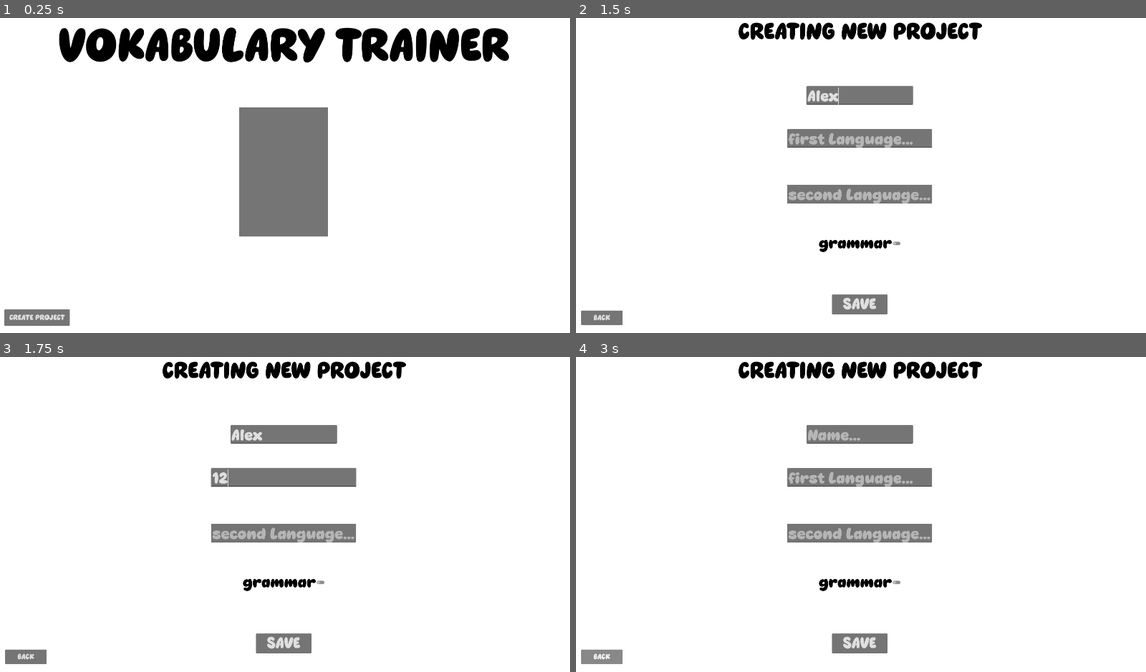
Above: before the commit, frames 1-4 (two rows, left to right).
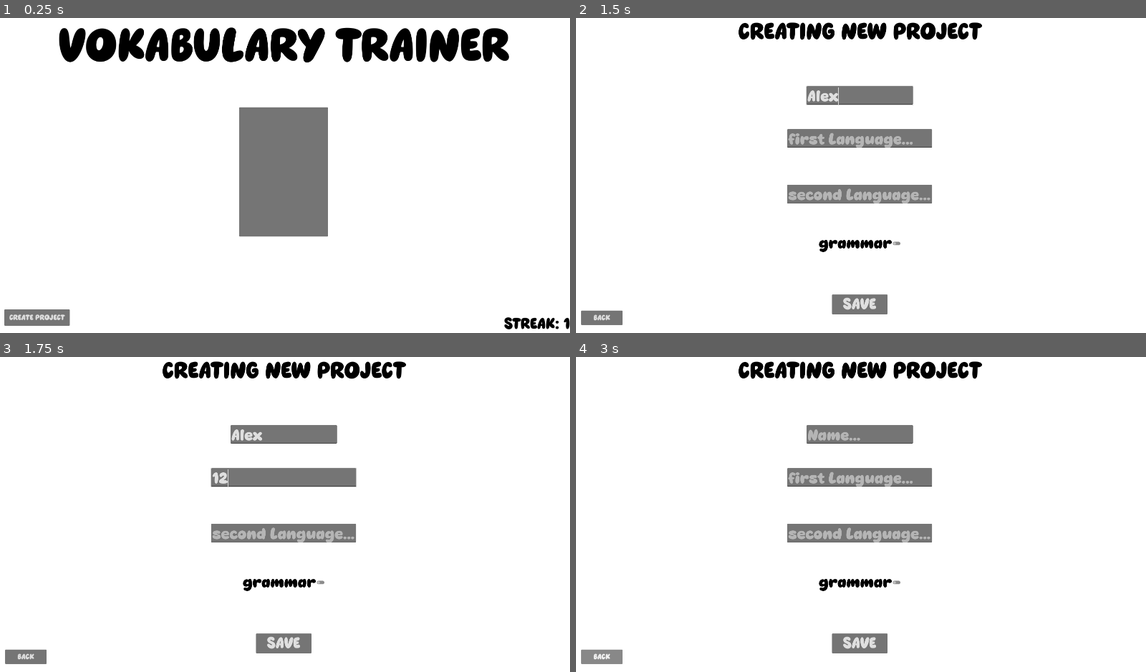
Above: after the commit, the same moments.

Repository: Rocket9876/vokabulary_trainer
Game: Godot game, scene res://Scenes/main.tscn
The game is run twice, just before and just after one commit, with the same random seed, the same clock (stepped at 60 frames per second) and the same inputs.
Inputs (mouse positions are in pixels of both pictures, inside the frame that each line leads up to):
- Up to frame 1 (0.25 s): no input
- Up to frame 2 (1.5 s): click "CREATE PROJECT" at 0.5 s; click (861, 96) at 1.27 s; type "Alex" at 1.35 s
- Up to frame 3 (1.75 s): click (285, 476) at 1.5 s; type "12" at 1.58 s; click (285, 533) at 1.73 s
- Up to frame 4 (3 s): type "12" at 1.82 s; click "SAVE" at 2 s; click "CREATE PROJECT" at 2.75 s

The runs differ from the first frame. In frame 1, 0.3% of the frame differs, in the area x 88-100%, y 95-99%; in frame 2, less than 0.1%; in frame 3, less than 0.1%; in frame 4, less than 0.1%.
Error before the commit: Attempt to call function 'store_var' in base 'null instance' on a null instance. (res://Scripts/global.gd:31)

Commit message:
New update!
now the vokabulary tester is working (mostly) and you also get an results page at the end where you can see how well you did. also, a new streak system!!!

Diff:
--- a/Scenes/create_project.tscn
+++ b/Scenes/create_project.tscn
@@ -70,23 +70,24 @@
 theme_override_font_sizes/font_size = 32
 text = "BACK"
 
-[node name="missing_name" type="RichTextLabel" parent="." unique_id=1108703640]
-visible = false
-layout_mode = 1
-anchors_preset = 8
-anchor_left = 0.5
-anchor_top = 0.5
-anchor_right = 0.5
-anchor_bottom = 0.5
-offset_left = -273.0
-offset_top = -274.5
-offset_right = 273.0
-offset_bottom = -133.5
-grow_horizontal = 2
-grow_vertical = 2
-theme_override_colors/default_color = Color(1, 0, 0, 1)
-theme_override_font_sizes/normal_font_size = 64
-text = "(missing name)"
+[node name="somethings missing" type="RichTextLabel" parent="." unique_id=1108703640]
+visible = false
+layout_mode = 1
+anchors_preset = 7
+anchor_left = 0.5
+anchor_top = 1.0
+anchor_right = 0.5
+anchor_bottom = 1.0
+offset_left = -391.5
+offset_top = -231.0
+offset_right = 391.5
+offset_bottom = -90.0
+grow_horizontal = 2
+grow_vertical = 0
+mouse_filter = 2
+theme_override_colors/default_color = Color(1, 0, 0, 1)
+theme_override_font_sizes/normal_font_size = 64
+text = "somethings missing"
 horizontal_alignment = 1
 
 [node name="already_exists" type="RichTextLabel" parent="." unique_id=1005341434]
@@ -162,5 +163,43 @@
 theme_override_colors/button_checked_color = Color(0.16473964, 0.39774323, 1, 1)
 text = "grammar"
 
+[node name="missing_first_lang" type="RichTextLabel" parent="." unique_id=1708818912]
+visible = false
+layout_mode = 1
+anchors_preset = 8
+anchor_left = 0.5
+anchor_top = 0.5
+anchor_right = 0.5
+anchor_bottom = 0.5
+offset_left = -273.0
+offset_top = -102.5
+offset_right = 273.0
+offset_bottom = 38.5
+grow_horizontal = 2
+grow_vertical = 2
+theme_override_colors/default_color = Color(1, 0, 0, 1)
+theme_override_font_sizes/normal_font_size = 64
+text = "(missing)"
+horizontal_alignment = 1
+
+[node name="missing_sec_lang" type="RichTextLabel" parent="." unique_id=1780327018]
+visible = false
+layout_mode = 1
+anchors_preset = 8
+anchor_left = 0.5
+anchor_top = 0.5
+anchor_right = 0.5
+anchor_bottom = 0.5
+offset_left = -273.0
+offset_top = 122.5
+offset_right = 273.0
+offset_bottom = 263.5
+grow_horizontal = 2
+grow_vertical = 2
+theme_override_colors/default_color = Color(1, 0, 0, 1)
+theme_override_font_sizes/normal_font_size = 64
+text = "(missing)"
+horizontal_alignment = 1
+
 [connection signal="pressed" from="Save" to="." method="_on_save_pressed"]
 [connection signal="pressed" from="Back" to="." method="_on_back_pressed"]
--- /dev/null
+++ b/Scenes/import_vokabulary.tscn
@@ -0,0 +1,56 @@
+[gd_scene format=3 uid="uid://vns21mhwm1s3"]
+
+[ext_resource type="Script" uid="uid://n0s8e0gub71x" path="res://Scripts/import_vokabulary.gd" id="1_mjqj0"]
+[ext_resource type="PackedScene" uid="uid://yawgsf0d3a06" path="res://Scenes/project_list.tscn" id="1_pcvq8"]
+
+[node name="import vokabulary" type="Control" unique_id=1340920446]
+layout_mode = 3
+anchors_preset = 15
+anchor_right = 1.0
+anchor_bottom = 1.0
+grow_horizontal = 2
+grow_vertical = 2
+script = ExtResource("1_mjqj0")
+
+[node name="Project list" parent="." unique_id=1506799792 instance=ExtResource("1_pcvq8")]
+layout_mode = 1
+anchors_preset = 8
+anchor_left = 0.5
+anchor_top = 0.5
+anchor_right = 0.5
+anchor_bottom = 0.5
+offset_top = -407.25
+offset_bottom = 407.25
+grow_horizontal = 2
+grow_vertical = 2
+tooltip_text = "Select the project of which vokabulary you want to be imported."
+
+[node name="Import vokabulary" type="RichTextLabel" parent="." unique_id=578394207]
+layout_mode = 1
+anchors_preset = 5
+anchor_left = 0.5
+anchor_right = 0.5
+offset_left = -716.25
+offset_right = 716.25
+offset_bottom = 222.0
+grow_horizontal = 2
+theme_override_colors/default_color = Color(0, 0, 0, 1)
+theme_override_font_sizes/normal_font_size = 128
+text = "IMPORT VOKABULARY"
+horizontal_alignment = 1
+
+[node name="Back" type="Button" parent="." unique_id=1253537906]
+layout_mode = 1
+anchors_preset = 2
+anchor_top = 1.0
+anchor_bottom = 1.0
+offset_left = 32.0
+offset_top = -90.0
+offset_right = 199.0
+offset_bottom = -32.0
+grow_vertical = 0
+theme_override_font_sizes/font_size = 32
+text = "BACK"
+
+[connection signal="item_clicked" from="Project list" to="." method="_on_project_list_item_clicked"]
+[connection signal="pressed" from="Back" to="." method="_on_back_pressed"]
--- a/Scenes/main.tscn
+++ b/Scenes/main.tscn
@@ -60,5 +60,22 @@
 grow_horizontal = 2
 grow_vertical = 2
 
+[node name="Streak" type="RichTextLabel" parent="." unique_id=1064068247]
+layout_mode = 1
+anchors_preset = 3
+anchor_left = 1.0
+anchor_top = 1.0
+anchor_right = 1.0
+anchor_bottom = 1.0
+offset_left = -632.0
+offset_top = -287.0
+grow_horizontal = 0
+grow_vertical = 0
+theme_override_colors/default_color = Color(0, 0, 0, 1)
+theme_override_font_sizes/normal_font_size = 64
+text = "STREAK"
+horizontal_alignment = 2
+vertical_alignment = 2
+
 [connection signal="pressed" from="create project" to="." method="_on_create_project_pressed"]
 [connection signal="item_clicked" from="Project list" to="." method="_on_project_list_item_clicked"]
--- a/Scenes/project.tscn
+++ b/Scenes/project.tscn
@@ -58,5 +58,37 @@
 theme_override_font_sizes/font_size = 64
 text = "TEST VOKABULARY"
 
+[node name="Back" type="Button" parent="." unique_id=189049389]
+layout_mode = 1
+anchors_preset = 2
+anchor_top = 1.0
+anchor_bottom = 1.0
+offset_left = 32.0
+offset_top = -90.0
+offset_right = 199.0
+offset_bottom = -32.0
+grow_vertical = 0
+theme_override_font_sizes/font_size = 32
+text = "BACK"
+
+[node name="import vokabulary" type="Button" parent="." unique_id=1202088931]
+visible = false
+layout_mode = 1
+anchors_preset = 8
+anchor_left = 0.5
+anchor_top = 0.5
+anchor_right = 0.5
+anchor_bottom = 0.5
+offset_left = -329.25
+offset_top = 15.0
+offset_right = 329.25
+offset_bottom = 149.0
+grow_horizontal = 2
+grow_vertical = 2
+theme_override_font_sizes/font_size = 64
+text = "IMPORT VOKABULARY"
+
 [connection signal="pressed" from="add vokabulary" to="." method="_on_add_vokabulary_pressed"]
 [connection signal="pressed" from="test vokabulary" to="." method="_on_test_vokabulary_pressed"]
+[connection signal="pressed" from="Back" to="." method="_on_back_pressed"]
+[connection signal="pressed" from="import vokabulary" to="." method="_on_import_vokabulary_pressed"]
--- a/Scenes/test_vokabulary preperation.tscn
+++ b/Scenes/test_vokabulary preperation.tscn
@@ -33,7 +33,7 @@
 anchor_left = 0.804
 anchor_right = 1.0
 anchor_bottom = 1.0
-offset_left = 0.5839844
+offset_left = 1.5839844
 grow_horizontal = 0
 grow_vertical = 2
 color = Color(0.20511743, 0.20511743, 0.20511743, 1)
--- a/Scenes/vokabulary_test.tscn
+++ b/Scenes/vokabulary_test.tscn
@@ -1,6 +1,96 @@
 [gd_scene format=3 uid="uid://ii4707ag1etn"]
 
 [ext_resource type="Script" uid="uid://diel86nme6rru" path="res://Scripts/vokabulary_test.gd" id="1_epomg"]
+
+[sub_resource type="Animation" id="Animation_epomg"]
+length = 0.001
+tracks/0/type = "value"
+tracks/0/imported = false
+tracks/0/enabled = true
+tracks/0/path = NodePath("solution:mouse_filter")
+tracks/0/interp = 1
+tracks/0/loop_wrap = true
+tracks/0/keys = {
+"times": PackedFloat32Array(0),
+"transitions": PackedFloat32Array(1),
+"update": 1,
+"values": [2]
+}
+tracks/1/type = "value"
+tracks/1/imported = false
+tracks/1/enabled = true
+tracks/1/path = NodePath("solution:position")
+tracks/1/interp = 1
+tracks/1/loop_wrap = true
+tracks/1/keys = {
+"times": PackedFloat32Array(0),
+"transitions": PackedFloat32Array(1),
+"update": 0,
+"values": [Vector2(-450, 0)]
+}
+
+[sub_resource type="Animation" id="Animation_1l8h1"]
+resource_name = "in"
+length = 0.5
+tracks/0/type = "value"
+tracks/0/imported = false
+tracks/0/enabled = true
+tracks/0/path = NodePath("solution:mouse_filter")
+tracks/0/interp = 1
+tracks/0/loop_wrap = true
+tracks/0/keys = {
+"times": PackedFloat32Array(0),
+"transitions": PackedFloat32Array(1),
+"update": 1,
+"values": [0]
+}
+tracks/1/type = "value"
+tracks/1/imported = false
+tracks/1/enabled = true
+tracks/1/path = NodePath("solution:position")
+tracks/1/interp = 1
+tracks/1/loop_wrap = true
+tracks/1/keys = {
+"times": PackedFloat32Array(0, 0.5),
+"transitions": PackedFloat32Array(1, 1),
+"update": 0,
+"values": [Vector2(-450, 0), Vector2(0, 0)]
+}
+
+[sub_resource type="Animation" id="Animation_d8doi"]
+resource_name = "out"
+length = 0.5
+tracks/0/type = "value"
+tracks/0/imported = false
+tracks/0/enabled = true
+tracks/0/path = NodePath("solution:position")
+tracks/0/interp = 1
+tracks/0/loop_wrap = true
+tracks/0/keys = {
+"times": PackedFloat32Array(0, 0.5),
+"transitions": PackedFloat32Array(1, 1),
+"update": 0,
+"values": [Vector2(0, 0), Vector2(-450, 0)]
+}
+tracks/1/type = "value"
+tracks/1/imported = false
+tracks/1/enabled = true
+tracks/1/path = NodePath("solution:mouse_filter")
+tracks/1/interp = 1
+tracks/1/loop_wrap = true
+tracks/1/keys = {
+"times": PackedFloat32Array(0),
+"transitions": PackedFloat32Array(1),
+"update": 1,
+"values": [2]
+}
+
+[sub_resource type="AnimationLibrary" id="AnimationLibrary_wmiyo"]
+_data = {
+&"RESET": SubResource("Animation_epomg"),
+&"in": SubResource("Animation_1l8h1"),
+&"out": SubResource("Animation_d8doi")
+}
 
 [node name="vokabulary_test" type="Control" unique_id=1790378624]
 layout_mode = 3
@@ -10,6 +100,7 @@
 grow_horizontal = 2
 grow_vertical = 2
 script = ExtResource("1_epomg")
+max_value = 5
 
 [node name="TEST" type="RichTextLabel" parent="." unique_id=886019273]
 layout_mode = 1
@@ -93,3 +184,115 @@
 grow_vertical = 2
 theme_override_font_sizes/font_size = 128
 text = "SUBMIT"
+
+[node name="solution" type="Control" parent="." unique_id=471253337]
+layout_mode = 1
+anchors_preset = 9
+anchor_bottom = 1.0
+offset_left = -450.0
+offset_right = 1854.0
+grow_vertical = 2
+mouse_filter = 2
+
+[node name="ColorRect" type="ColorRect" parent="solution" unique_id=1767220188]
+layout_mode = 1
+anchors_preset = -1
+anchor_right = 0.19500001
+anchor_bottom = 1.0
+offset_right = 0.7199707
+color = Color(0.20392157, 0.20392157, 0.20392157, 1)
+
+[node name="big text correct" type="RichTextLabel" parent="solution" unique_id=37332126]
+visible = false
+layout_mode = 1
+anchors_preset = -1
+anchor_right = 0.19500001
+offset_right = 0.7199707
+offset_bottom = 125.0
+theme_override_font_sizes/normal_font_size = 64
+text = "✅ CORRECT"
+horizontal_alignment = 1
+vertical_alignment = 1
+
+[node name="big text wrong" type="RichTextLabel" parent="solution" unique_id=1786297093]
+layout_mode = 1
+anchors_preset = -1
+anchor_right = 0.19500001
+offset_right = 0.7199707
+offset_bottom = 125.0
+theme_override_font_sizes/normal_font_size = 64
+text = "❌ WRONG"
+horizontal_alignment = 1
+vertical_alignment = 1
+
+[node name="continue" type="Button" parent="solution" unique_id=887256989]
+layout_mode = 1
+anchors_preset = -1
+anchor_top = 1.0
+anchor_right = 0.19500001
+anchor_bottom = 1.0
+offset_left = 84.0
+offset_top = -119.0
+offset_right = -89.28003
+offset_bottom = -39.0
+theme_override_font_sizes/font_size = 64
+text = "Continue"
+
+[node name="translate correction" type="RichTextLabel" parent="solution" unique_id=166020461]
+layout_mode = 1
+anchors_preset = -1
+anchor_right = 0.19500001
+anchor_bottom = 1.0
+offset_top = 125.0
+offset_right = 0.7199707
+offset_bottom = -977.0
+theme_override_font_sizes/normal_font_size = 32
+horizontal_alignment = 1
+
+[node name="grammar correction" type="RichTextLabel" parent="solution" unique_id=1912566323]
+layout_mode = 1
+anchors_preset = -1
+anchor_right = 0.19500001
+anchor_bottom = 1.0
+offset_top = 319.0
+offset_right = 0.7199707
+offset_bottom = -783.0
+theme_override_font_sizes/normal_font_size = 32
+text = "GRAMMAR:
+sdfsfsfsfsf"
+horizontal_alignment = 1
+
+[node name="Stats" type="RichTextLabel" parent="solution" unique_id=1099266305]
+layout_mode = 1
+anchors_preset = -1
+anchor_top = 1.0
+anchor_right = 0.19500001
+anchor_bottom = 1.0
+offset_top = -298.0
+offset_right = 0.7199707
+offset_bottom = -119.0
+theme_override_font_sizes/normal_font_size = 32
+text = "Stats:
+Correct answers:
+Wrong answers: 2"
+horizontal_alignment = 1
+vertical_alignment = 1
+
+[node name="AnimationPlayer" type="AnimationPlayer" parent="." unique_id=11635080]
+libraries/ = SubResource("AnimationLibrary_wmiyo")
+
+[node name="Timer" type="RichTextLabel" parent="." unique_id=1962944346]
+layout_mode = 1
+anchors_preset = 1
+anchor_left = 1.0
+anchor_right = 1.0
+offset_left = -763.0
+offset_bottom = 76.0
+grow_horizontal = 0
+theme_override_colors/default_color = Color(0, 0, 0, 1)
+theme_override_font_sizes/normal_font_size = 64
+text = "11313131324"
+horizontal_alignment = 2
+
+[connection signal="pressed" from="Button" to="." method="_on_button_pressed"]
+[connection signal="pressed" from="solution/continue" to="." method="_on_continue_pressed"]
--- /dev/null
+++ b/Scenes/vokabulary_test_finish.tscn
@@ -0,0 +1,83 @@
+[gd_scene format=3 uid="uid://fvw32k6wsqtu"]
+
+[ext_resource type="Script" uid="uid://cwpx33i6xp65y" path="res://Scripts/vokabulary_test_finish.gd" id="1_kqmss"]
+
+[node name="vokabulary test finish" type="Control" unique_id=1269479621]
+layout_mode = 3
+anchors_preset = 15
+anchor_right = 1.0
+anchor_bottom = 1.0
+grow_horizontal = 2
+grow_vertical = 2
+script = ExtResource("1_kqmss")
+
+[node name="RESULTS" type="RichTextLabel" parent="." unique_id=33528643]
+layout_mode = 1
+anchors_preset = 5
+anchor_left = 0.5
+anchor_right = 0.5
+offset_left = -1246.5
+offset_right = 1246.5
+offset_bottom = 242.0
+grow_horizontal = 2
+theme_override_colors/default_color = Color(0, 0, 0, 1)
+theme_override_font_sizes/normal_font_size = 256
+text = "RESULTS"
+scroll_active = false
+horizontal_alignment = 1
+vertical_alignment = 1
+
+[node name="Button" type="Button" parent="." unique_id=2008468276]
+layout_mode = 1
+anchors_preset = 7
+anchor_left = 0.5
+anchor_top = 1.0
+anchor_right = 0.5
+anchor_bottom = 1.0
+offset_left = -279.0
+offset_top = -154.0
+offset_right = 279.0
+offset_bottom = -74.0
+grow_horizontal = 2
+grow_vertical = 0
+theme_override_font_sizes/font_size = 64
+text = "BACK TO MAIN MENU"
+
+[node name="stats" type="RichTextLabel" parent="." unique_id=1866269871]
+layout_mode = 1
+anchors_preset = 8
+anchor_left = 0.5
+anchor_top = 0.5
+anchor_right = 0.5
+anchor_bottom = 0.5
+offset_left = -828.0
+offset_top = -225.0
+offset_right = 828.0
+offset_bottom = -122.5
+grow_horizontal = 2
+grow_vertical = 2
+theme_override_colors/default_color = Color(0, 0, 0, 1)
+theme_override_font_sizes/normal_font_size = 64
+text = "59% "
+horizontal_alignment = 1
+vertical_alignment = 1
+
+[node name="time" type="RichTextLabel" parent="." unique_id=1401468089]
+layout_mode = 1
+anchors_preset = 8
+anchor_left = 0.5
+anchor_top = 0.5
+anchor_right = 0.5
+anchor_bottom = 0.5
+offset_left = -1331.5
+offset_top = -132.0
+offset_right = 1331.5
+offset_bottom = -2.0
+grow_horizontal = 2
+grow_vertical = 2
+theme_override_colors/default_color = Color(0, 0, 0, 1)
+theme_override_font_sizes/normal_font_size = 64
+text = "And it took you "
+horizontal_alignment = 1
+
+[connection signal="pressed" from="Button" to="." method="_on_button_pressed"]
--- a/Scripts/create_project.gd
+++ b/Scripts/create_project.gd
@@ -6,15 +6,15 @@
 @onready var grammar_checkbox = $grammar
 
 
-@onready var missing_name_warning = $missing_name
+@onready var somewhings_missing_warning = $"somethings missing"
 @onready var already_exists_warning = $already_exists
 
 
 
 func _on_save_pressed() -> void:
 	var name = name_edit.text.strip_edges()
-	if name.replace(" ", "") == "":
-		missing_name_warning.visible = true
+	if (name.replace(" ", "") == "") or (first_lang_edit.text.strip_edges().replace(" ", "") == "") or (second_lang_edit.text.strip_edges().replace(" ", "") == ""):
+		somewhings_missing_warning.visible = true
 		already_exists_warning.visible = false
 	else:
 		var duplicate = false
@@ -25,7 +25,7 @@
 			global.create_new_project(name,global.folder_path + name + "/",first_lang_edit.text.strip_edges(),second_lang_edit.text.strip_edges(),grammar_checkbox.button_pressed)
 			get_tree().change_scene_to_file(global.main_path)
 		else:
-			missing_name_warning.visible = false
+			somewhings_missing_warning.visible = false
 			already_exists_warning.visible = true
 
 
--- a/Scripts/global.gd
+++ b/Scripts/global.gd
@@ -10,17 +10,31 @@
 
 var vokabulary_settings = {}
 
+var vokabulary_stats
+
+var timer_time = 0
+
+
+
 func _ready() -> void:
+	DirAccess.make_dir_absolute(folder_path)
 	startup_loading_data()
+	streak_system()
+	print(get_day_count())
 
 var current_project
 
 var current_project_index
 
+var streak = 0
+
+
 func startup_loading_data():
 	load_projects()
 	print(projects)
 
+func get_day_count():
+	return int(Time.get_unix_time_from_system()/86400)
 
 
 func loading_data(path):
@@ -56,3 +70,19 @@
 		vokabulary = []
 	vokabulary += [{project["first language"]:first_lang_vok,project["second language"]:second_lang_vok,"value":0,"grammar":grammar}]
 	saving_data(project["path"] + "vokabulary",vokabulary)
+
+
+func streak_system():
+	if FileAccess.file_exists(folder_path + "streak"):
+		var file = loading_data(folder_path + "streak")
+		var streak_temp = file.get_var()
+		file.close()
+		if streak_temp["day"] + 1 == get_day_count():
+			saving_data(folder_path + "streak",{"day": get_day_count(),"streak":streak_temp["streak"] + 1})
+			streak = streak_temp["streak"] + 1
+		elif streak_temp["day"] + 1 < get_day_count():
+			saving_data(folder_path + "streak",{"day": get_day_count(),"streak":1})
+			streak = 1
+	else:
+		saving_data(folder_path + "streak",{"day": get_day_count(),"streak":1})
+		streak = 1
--- /dev/null
+++ b/Scripts/import_vokabulary.gd
@@ -0,0 +1,6 @@
+extends Control
+
+
+
+func _on_back_pressed() -> void:
+	get_tree().change_scene_to_file("res://Scenes/project.tscn")
--- a/Scripts/main.gd
+++ b/Scripts/main.gd
@@ -5,7 +5,8 @@
 	get_tree().change_scene_to_file("res://Scenes/create_project.tscn")
 
 
-
+func _ready() -> void:
+	$Streak.text = "STREAK: " + str(global.streak)
 
 func _on_project_list_item_clicked(index: int, at_position: Vector2, mouse_button_index: int) -> void:
 	global.current_project = global.projects[index]
--- a/Scripts/project.gd
+++ b/Scripts/project.gd
@@ -3,6 +3,9 @@
 @onready var project_text = $Project
 
 func _ready() -> void:
+	if not FileAccess.file_exists(global.current_project["path"] + "vokabulary"):
+		$"test vokabulary".disabled = true
+		$"test vokabulary".tooltip_text = "you need to add more vokabulary to test your vokabulary"
 	project_text.text = global.current_project["name"]
 
 
@@ -13,3 +16,11 @@
 
 func _on_test_vokabulary_pressed() -> void:
 	get_tree().change_scene_to_file("res://Scenes/test_vokabulary preperation.tscn")
+
+
+func _on_back_pressed() -> void:
+	get_tree().change_scene_to_file("res://Scenes/main.tscn")
+
+
+func _on_import_vokabulary_pressed() -> void:
+	pass # Replace with function body.
--- a/Scripts/vokabulary_test.gd
+++ b/Scripts/vokabulary_test.gd
@@ -1,40 +1,120 @@
 extends Control
+
+@export var max_value:int
+
+@export var min_value:int
 
 @onready var lang_edit = $"lang edit"
 @onready var vokabulary_item = $"vokabulary item"
 @onready var grammar_edit = $grammar
 
+@onready var grammar_correction = $"solution/grammar correction"
+@onready var translate_correction = $"solution/translate correction"
+
+@onready var timer = $Timer
+
+@onready var stats_text = $solution/Stats
+
+var expected_result
+
+var expected_grammar_result
+
+var stats = {"right":0,"wrong":0}
+
 var vokabulary
 
 var amount
+
+var index
+
+var timer_time = 0
+
+func _physics_process(delta: float) -> void:
+	timer_func(delta)
 
 func _ready() -> void:
 	grammar_edit.visible = global.vokabulary_settings["grammar"]
 	var file = global.loading_data(global.current_project["path"] + "vokabulary")
 	vokabulary = file.get_var()
-	print(file.get_var())
+	grammar_correction.visible = global.current_project["grammar"]
 	file.close()
 	if global.vokabulary_settings["amount"] > 0:
 		amount = global.vokabulary_settings["amount"]
 	else:
 		amount = vokabulary.size() - 1
+
 	new_vokabulary()
 
 func new_vokabulary():
-	var expected_result
-	var expected_grammar_result
-	var index
+
+
+
+
+	index = randi_range(0,vokabulary.size() - 1)
+	if (global.vokabulary_settings["advanced"] and randi_range(min_value,vokabulary[index]["value"]) == min_value) or (not global.vokabulary_settings["advanced"]):
+		if global.vokabulary_settings["test direction index"] == 0:
+			dir_index(randi_range(1,2))
+		else:
+			dir_index(global.vokabulary_settings["test direction index"])
+	else:
+		new_vokabulary()
+
+
+func dir_index(number):
+	if number == 1:
+		vokabulary_item.text = "What does " + vokabulary[index][global.current_project["first language"]] + " mean in " + global.current_project["second language"] + "?"
+		lang_edit.placeholder_text = global.current_project["first language"]
+		expected_grammar_result = vokabulary[index]["grammar"]
+		expected_result = vokabulary[index][global.current_project["second language"]].to_upper()
+	else:
+		vokabulary_item.text = "What does " + vokabulary[index][global.current_project["second language"]] + " mean in " + global.current_project["second language"] + "?"
+		lang_edit.placeholder_text = global.current_project["second language"]
+		expected_grammar_result = vokabulary[index]["grammar"]
+		expected_result = vokabulary[index][global.current_project["first language"]].to_upper()
+
+func _on_continue_pressed() -> void:
+	amount -= 1
+	if not amount <= 0:
+		vokabulary.remove_at(index)
+		lang_edit.text = ""
+		grammar_edit.text = ""
+		$AnimationPlayer.play("out")
+		new_vokabulary()
+	else:
+		global.vokabulary_stats = stats
+		global.timer_time = timer_time
+		get_tree().change_scene_to_file("res://Scenes/vokabulary_test_finish.tscn")
+
+
+
+func _on_button_pressed() -> void:
+	var solution
+	solution = lang_edit.text.to_upper() == expected_result and grammar_edit.text.to_upper() == expected_grammar_result
+	$"solution/big text correct".visible = solution
+	$"solution/big text wrong".visible = !solution
+	if solution:
+		stats["right"] += 1
+	else:
+		stats["wrong"] += 1
 	if global.vokabulary_settings["advanced"]:
-		pass
+		value_advanced(solution)
+
+	translate_correction.text = "Correct translation:\n" + expected_result
+	grammar_correction.text = "Correct grammar:\n" + expected_grammar_result
+	stats_text.text = "Stats:\nCorrect answers: " + str(stats["right"]) + "\nWrong answers: " +  str(stats["wrong"])
+	$AnimationPlayer.play("in")
+
+
+func timer_func(delta):
+	timer_time += delta
+	timer.text = str(int(timer_time))
+
+func value_advanced(correct):
+	if correct:
+		vokabulary[index]["value"] += 1
+		if vokabulary[index]["value"] > max_value:
+			vokabulary[index]["value"] = max_value
 	else:
-		index = randi_range(0,vokabulary.size() - 1)
-		print(vokabulary)
-		if global.vokabulary_settings["test direction index"] == 0:
-			if randi_range(1,2) == 1:
-				vokabulary_item.text = vokabulary[index][global.current_project["first language"]]
-				expected_grammar_result = vokabulary[index]["grammar"]
-				expected_result = vokabulary[index][global.current_project["second language"]].to_upper()
-			else:
-				vokabulary_item.text = vokabulary[index][global.current_project["second language"]]
-				expected_grammar_result = vokabulary[index]["grammar"]
-				expected_result = vokabulary[index][global.current_project["first language"]].to_upper()
+		vokabulary[index]["value"] -= 1
+		if vokabulary[index]["value"] < min_value:
+			vokabulary[index]["value"] = min_value
--- /dev/null
+++ b/Scripts/vokabulary_test_finish.gd
@@ -0,0 +1,9 @@
+extends Control
+
+func _ready() -> void:
+	$stats.text = "You got " + str((global.vokabulary_stats["right"] / (global.vokabulary_stats["right"] + global.vokabulary_stats["wrong"])) * 100) + "% correct!"
+	$time.text = "And it took you " + str(int(global.timer_time)) + " seconds to complete the test!"
+
+
+func _on_button_pressed() -> void:
+	get_tree().change_scene_to_file("res://Scenes/main.tscn")
Not shown, added: Scripts/import_vokabulary.gd.uid
Not shown, added: Scripts/vokabulary_test_finish.gd.uid
